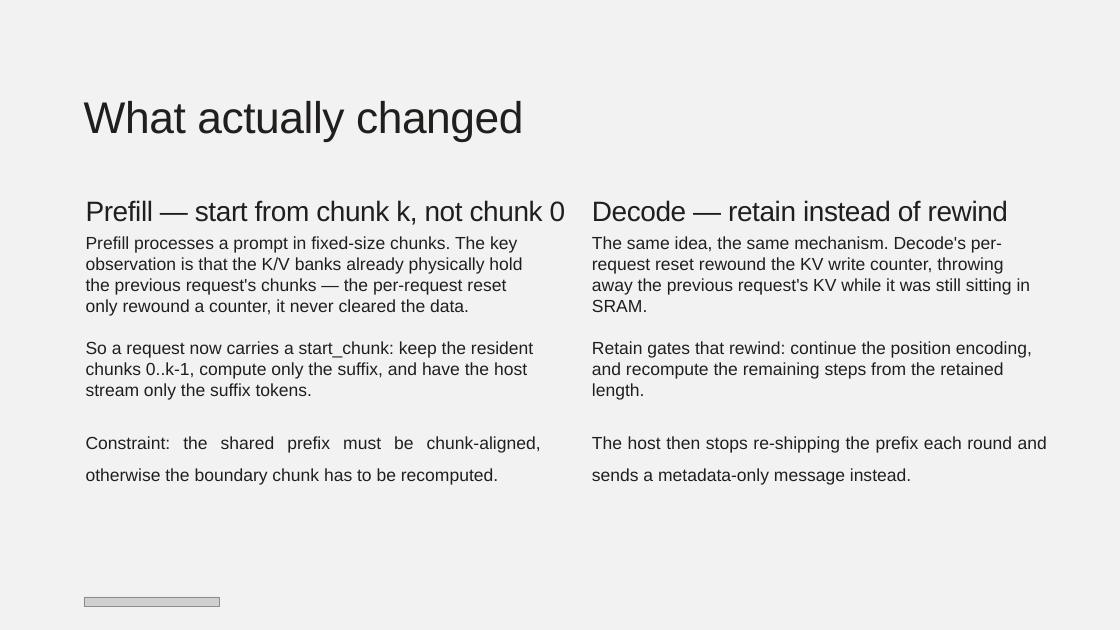
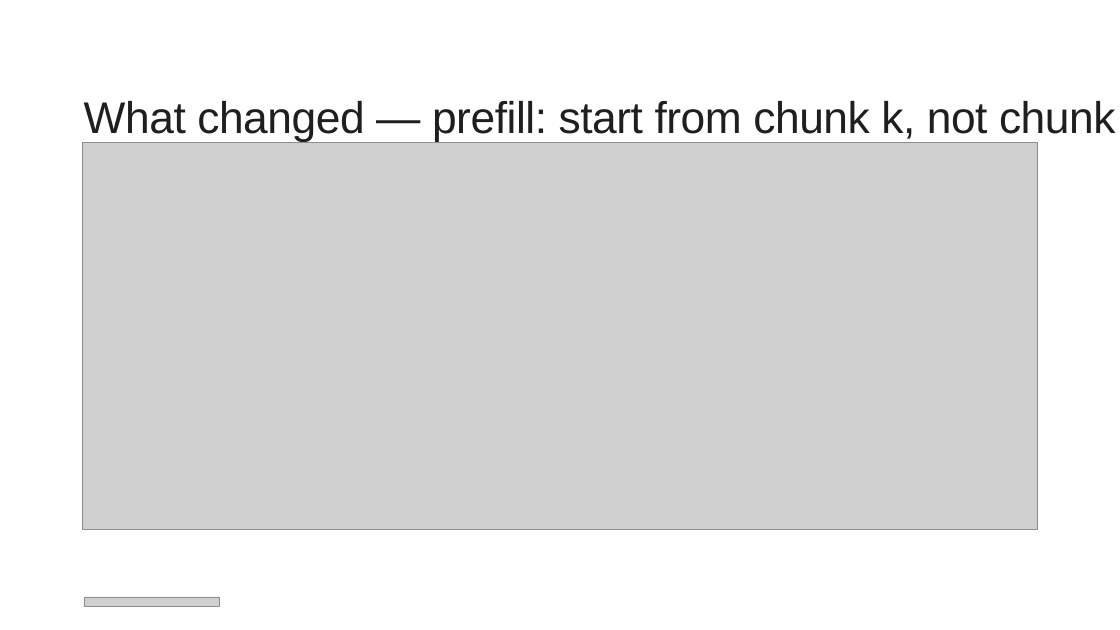
Before and after one commit to happyandslow/agent-memory, a slide deck: slide 4 of projects/WaferEngine-staging/meetings/2026-07-20.pptx. Drawn at 1120x630 pixels with LibreOffice and Linux fonts; fonts in the diff are those of the drawing; grey boxes stand for pictures. Boxes give left, top, right and bottom in pixels: in the first picture for what was removed or moved away, otherwise in the second. Text is boxed around its words. In the diff, an @@ line names an element or a change of style, - is before the commit and + after.

```diff
--- a/projects/WaferEngine-staging/meetings/2026-07-20.pptx
+++ b/projects/WaferEngine-staging/meetings/2026-07-20.pptx
@@ background #F3F2F2 to #FFFFFF @@
@@ text at (84,101,1116,141): text changed; size 36 to 57 pt @@
-Prefill — start from chunk k, not chunk 0
+What changed — prefill: start from chunk k, not chunk 0
@@ text removed at (84,101,524,141) @@
-What actually changed
@@ picture added at (82,143,1038,529) @@
@@ text removed at (592,200,1008,222) @@
-Decode — retain instead of rewind
@@ text removed at (86,236,541,485) @@
-Prefill processes a prompt in fixed-size chunks. The key observation is that the K/V banks already physically hold the previous request's chunks — the per-request reset only rewound a counter, it never cleared the data.
-So a request now carries a start_chunk: keep the resident chunks 0..k-1, compute only the suffix, and have the host stream only the suffix tokens.
-Constraint: the shared prefix must be chunk-aligned, otherwise the boundary chunk has to be recomputed.
@@ text removed at (592,236,1047,485) @@
-The same idea, the same mechanism. Decode's per-request reset rewound the KV write counter, throwing away the previous request's KV while it was still sitting in SRAM.
-Retain gates that rewind: continue the position encoding, and recompute the remaining steps from the retained length.
-The host then stops re-shipping the prefix each round and sends a metadata-only message instead.
```
Also in this commit, not shown: 1 slide added, 4 other files.
